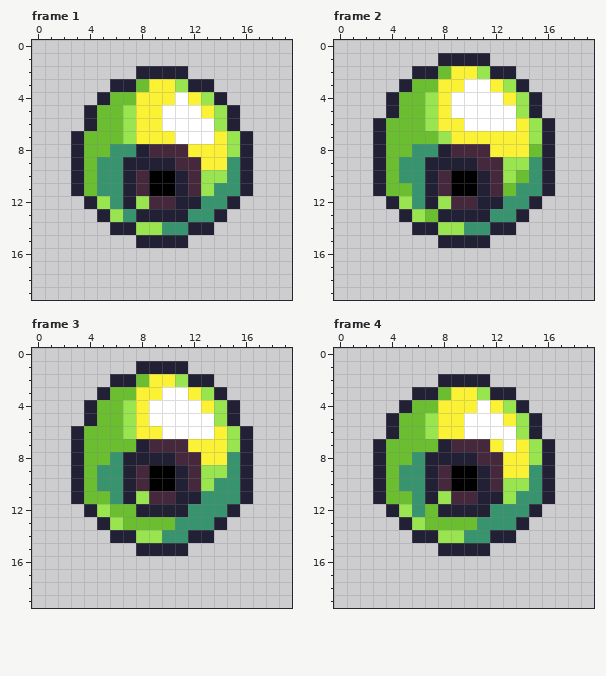
One commit to this pixel-art file: android/assets/entity/enemy-idle.ase. This is how it looked before the edit.
20x20 pixels, 4 frames. Shown: frame 1, frame 2, frame 3, frame 4.
The result:
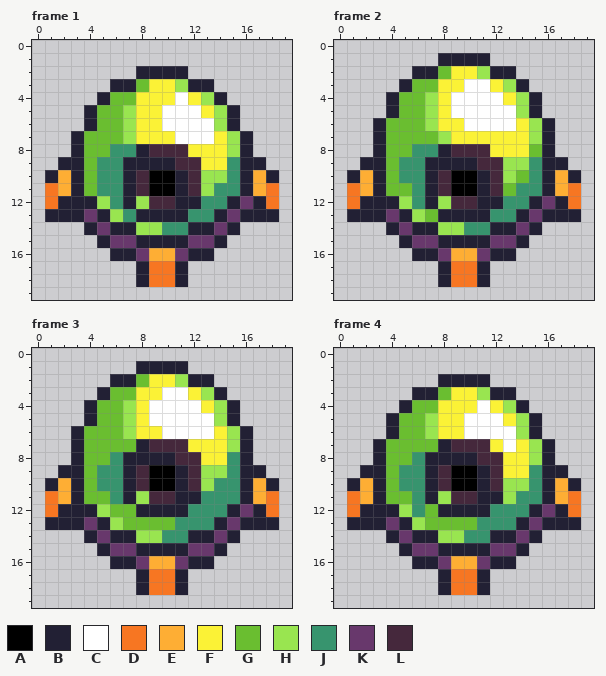
Palette (. is transparent): A #000000  B #222034  C #ffffff  D #f77622  E #feae34  F #fbf236  G #6abe30  H #99e550  J #37946e  K #68386c  L #45283c
The author wrote: added new enemy animation and direction
Edits made:
Frame 1:
Colour B now appears in row 9 at x 2 and 17; in row 10 at x 1 and 18; in row 12 at x 2 to 3 and 17; in row 13 at x 1 to 3 and 16 to 18; in row 14 at x 4 and 15; in row 15 at x 5 and 14.
Colour B now appears in row 16 at x 6 to 7 and 12 to 13; in rows 17 to 18 at x 8 and 11.
Colour D now appears in rows 11 to 12 at x 1 and 18; in rows 17 to 18 at x 9 to 10.
Colour E now appears in rows 10 to 11 at x 2 and 17; in row 16 at x 9 to 10.
Colour K now appears in row 12 at x 16; in row 13 at x 4 and 15; in row 14 at x 5 and 14; in row 15 at x 6 to 7 and 12 to 13; in row 16 at x 8 and 11.
Frame 2: the same change as frame 1
Frame 3: the same change as frame 1
Frame 4: the same change as frame 1
Where, in picture pixels (left, top, right, bottom), the same in both pictures:
added: (45, 157, 279, 287)
added: (347, 157, 581, 287)
added: (45, 465, 279, 595)
added: (347, 465, 581, 595)
